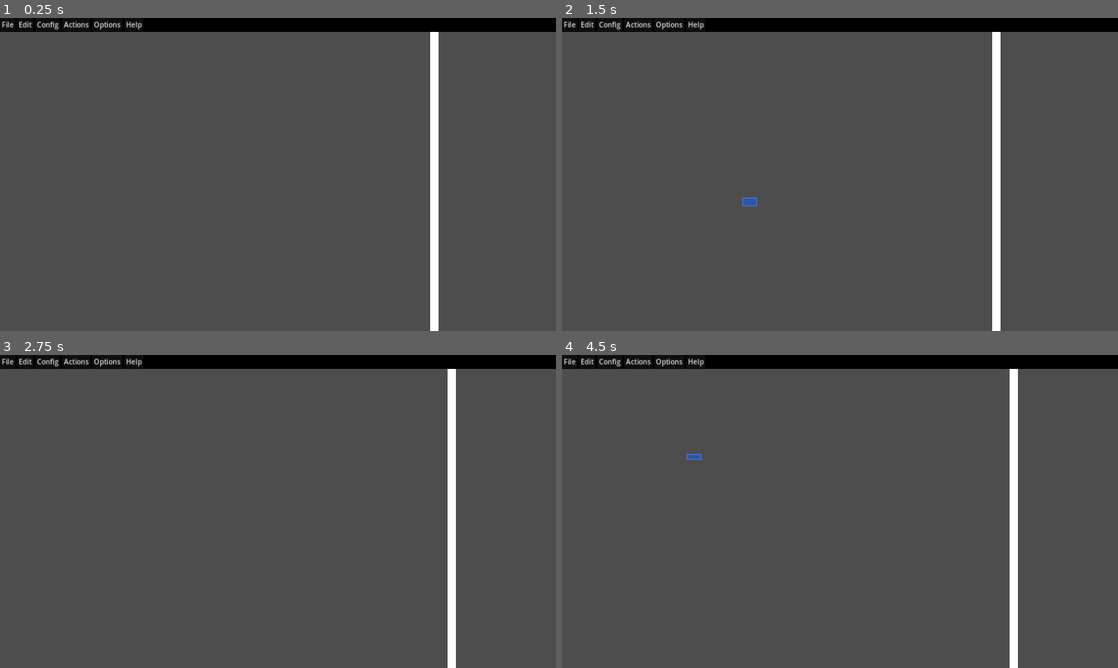
Above: before the commit, frames 1-4 (two rows, left to right).
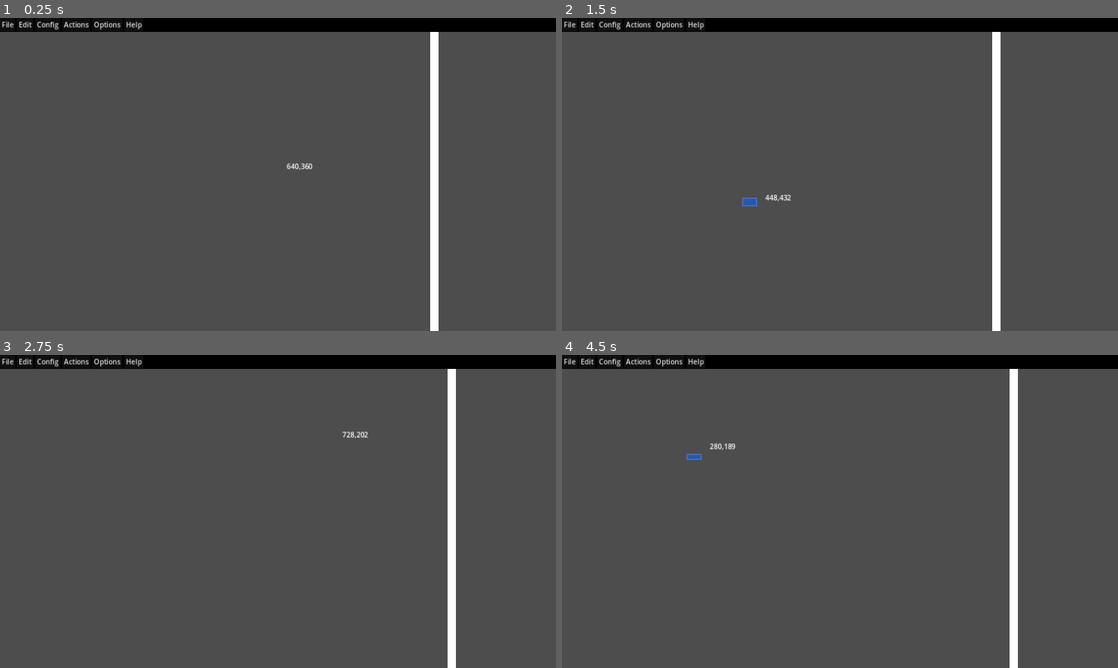
Above: after the commit, the same moments.

Repository: ryanabx/tabletop-engine
Game: Godot game, scene res://src/scenes/screens/tabletop.tscn
Two runs of this game, one before a commit and one after it. Both use one fixed random seed, a clock stepped at 60 frames per second and the inputs below. The project has no main scene, so this scene is started directly. The engine's default icon, where the game draws it, is replaced by a stand-in: a white triangle on a blue panel in a dark square.
Inputs (mouse positions are in pixels of both pictures, inside the frame that each line leads up to):
- Up to frame 1 (0.25 s): no input
- Up to frame 2 (1.5 s): tap Enter (end_group_select) at 0.5 s; move the mouse to (962, 158) at 0.52 s; hold Enter (end_group_select) 0.53-1.25 s; tap Middle mouse button (free_cam, bound only after the commit) at 0.6 s; click (962, 158) at 0.67 s; tap Space at 1.25 s; drag from (728, 190) to (812, 237) at 1.27 s
- Up to frame 3 (2.75 s): move the mouse to (333, 442) at 2.02 s; hold Enter (end_group_select) from 2.03 s (still down); tap A (camera_left) at 2.1 s; click (333, 442) at 2.17 s; tap Middle mouse button (free_cam, bound only after the commit) at 2.3 s
- Up to frame 4 (4.5 s): release Enter (end_group_select) at 2.75 s; drag from (812, 574) to (673, 464) at 2.77 s; move the mouse to (1006, 558) at 3.52 s; tap W (camera_up) at 3.6 s; click (1006, 558) at 3.67 s; tap Middle mouse button (free_cam, bound only after the commit) at 3.8 s; tap Space at 4.25 s; drag from (673, 464) to (756, 433) at 4.27 s

The runs differ from the first frame. In frame 1, less than 0.1% of the frame differs, in the area x 51-57%, y 46-49%; in frame 2, less than 0.1%; in frame 3, less than 0.1%; in frame 4, less than 0.1%.
Error before the commit: Invalid access to property or key 'name' on a base object of type 'Dictionary'. (res://src/scripts/screens/tabletop.gd:64)
Error after the commit: Invalid access to property or key 'name' on a base object of type 'Dictionary'. (res://src/scripts/screens/tabletop.gd:73)

Commit message:
Added coordinates label

Diff:
--- a/project.godot
+++ b/project.godot
@@ -88,6 +88,11 @@
 "events": [Object(InputEventKey,"resource_local_to_scene":false,"resource_name":"","device":-1,"window_id":0,"alt_pressed":false,"shift_pressed":false,"ctrl_pressed":false,"meta_pressed":false,"pressed":false,"keycode":0,"physical_keycode":68,"key_label":0,"unicode":100,"echo":false,"script":null)
 ]
 }
+free_cam={
+"deadzone": 0.5,
+"events": [Object(InputEventMouseButton,"resource_local_to_scene":false,"resource_name":"","device":-1,"window_id":0,"alt_pressed":false,"shift_pressed":false,"ctrl_pressed":false,"meta_pressed":false,"button_mask":4,"position":Vector2(310, 12),"global_position":Vector2(317, 87),"factor":1.0,"button_index":3,"canceled":false,"pressed":true,"double_click":false,"script":null)
+]
+}
 
 [rendering]
 
--- a/src/scenes/ui/user_interface.tscn
+++ b/src/scenes/ui/user_interface.tscn
@@ -25,3 +25,8 @@
 anchors_preset = 0
 anchor_right = 0.0
 grow_horizontal = 1
+
+[node name="Coordinates" type="Label" parent="."]
+layout_mode = 0
+offset_right = 40.0
+offset_bottom = 23.0
--- a/src/scripts/game_objects/game_board.gd
+++ b/src/scripts/game_objects/game_board.gd
@@ -28,6 +28,8 @@
 	Utils.enhanced_inputs.connect(process_input)
 
 func process_input(input_actions: Dictionary) -> void:
+	if Globals.get_camera_controller().in_free_cam():
+		return
 	# SELECTING OBJECTS
 	if Utils.is_action_just_long_held("game_select", input_actions) or Utils.is_action_just_long_held("game_select_stack", input_actions):
 		select_object(input_actions)
--- a/src/scripts/screens/camera_controller.gd
+++ b/src/scripts/screens/camera_controller.gd
@@ -5,13 +5,18 @@
 
 const MOVEMENT_SPEED: float = 10.0
 
-func _process(delta: float) -> void:
+var initial_mouse_pos: Vector2 = Vector2.ZERO
+var free_cam: bool = false
+var initial_camera_pos: Vector2 = Vector2.ZERO
+
+func _process(_delta: float) -> void:
 	if Input.is_action_just_pressed("ui_zoom_in"):
 		camera.zoom *= 1.1
 	if Input.is_action_just_pressed("ui_zoom_out"):
 		camera.zoom *= 0.9
 	camera.position += Input.get_vector("camera_left", "camera_right", "camera_up", "camera_down") * MOVEMENT_SPEED
 	update_bg_scale()
+	check_free_cam()
 
 func set_bg(texture: Texture2D) -> void:
 	game_bg.set_texture(texture)
@@ -21,3 +26,21 @@
 	var _sc: Vector2 = Vector2(get_viewport().get_size().x / texture.get_size().x, get_viewport().get_size().y / texture.get_size().y)
 	game_bg.scale = _sc / camera.zoom
 	game_bg.position = camera.position
+
+func check_free_cam() -> void:
+	if Input.is_action_just_pressed("free_cam"):
+		free_cam = true
+		initial_mouse_pos = get_viewport().get_mouse_position()
+		initial_camera_pos = camera.position
+		Input.set_default_cursor_shape(Input.CURSOR_DRAG)
+	elif Input.is_action_just_released("free_cam"):
+		initial_mouse_pos = Vector2.ZERO
+		free_cam = false
+		Input.set_default_cursor_shape(Input.CURSOR_ARROW)
+
+	if free_cam:
+		camera.position = initial_camera_pos - (get_viewport().get_mouse_position() - initial_mouse_pos) / camera.zoom
+		game_bg.position = camera.position
+
+func in_free_cam() -> bool:
+	return free_cam
--- a/src/scripts/screens/highlights.gd
+++ b/src/scripts/screens/highlights.gd
@@ -1,8 +1,10 @@
 extends Node2D
 
 @onready var board = $/root/Tabletop/GameBoard
+@onready var coordinates_label = $Coordinates
 
 func _process(_delta: float) -> void:
+
 	queue_redraw()
 
 func _draw() -> void:
--- a/src/scripts/screens/tabletop.gd
+++ b/src/scripts/screens/tabletop.gd
@@ -17,6 +17,15 @@
 
 var _game_object_scene = preload("res://src/scenes/game_objects/game_object.tscn")
 var _stack_scene = preload("res://src/scenes/game_objects/stack.tscn")
+
+func get_camera_controller() -> Node2D:
+	return camera_controller
+
+func get_user_interface() -> UserInterface:
+	return user_interface
+
+func get_board() -> GameBoard:
+	return game_board
 
 func _ready() -> void:
 	# Test code
@@ -184,6 +193,7 @@
 
 # TODO: PARSE THE NEW BOARD.JSON FILE WITH LOOPS AND SHIT
 
+
 class ConfigVariable:
 	var _repl: String
 	var _vals: Array
--- a/src/scripts/singletons/globals.gd
+++ b/src/scripts/singletons/globals.gd
@@ -7,9 +7,24 @@
 const OUTLINE_THICKNESS: float = 6.0
 const THICKNESS_RATIO: float = 0.8
 
+@onready var tabletop = $/root/Tabletop
+@onready var camera_controller = $/root/Tabletop/CameraController
+@onready var board = $/root/Tabletop/GameBoard
 
 func set_player_id(id: int) -> void:
 	_player_id = id
 
 func get_player_id() -> int:
 	return _player_id
+
+func get_tabletop() -> Tabletop:
+	return tabletop
+
+func get_camera_controller() -> Node2D:
+	return camera_controller
+
+func get_camera_zoom() -> Vector2:
+	return camera_controller.camera.zoom
+
+func get_board() -> GameBoard:
+	return board
--- a/src/scripts/ui/user_interface.gd
+++ b/src/scripts/ui/user_interface.gd
@@ -1,5 +1,12 @@
 class_name UserInterface
 extends Control
 
+@onready var coordinates_label = $Coordinates
+
 func set_game_name(name: String) -> void:
 	pass
+
+func _process(delta: float) -> void:
+	coordinates_label.position = get_local_mouse_position() + Vector2(20.0, -30.0)
+	var coordinates = Globals.get_board().get_local_mouse_position()
+	coordinates_label.set_text(str(round(coordinates.x),",", round(coordinates.y)))
